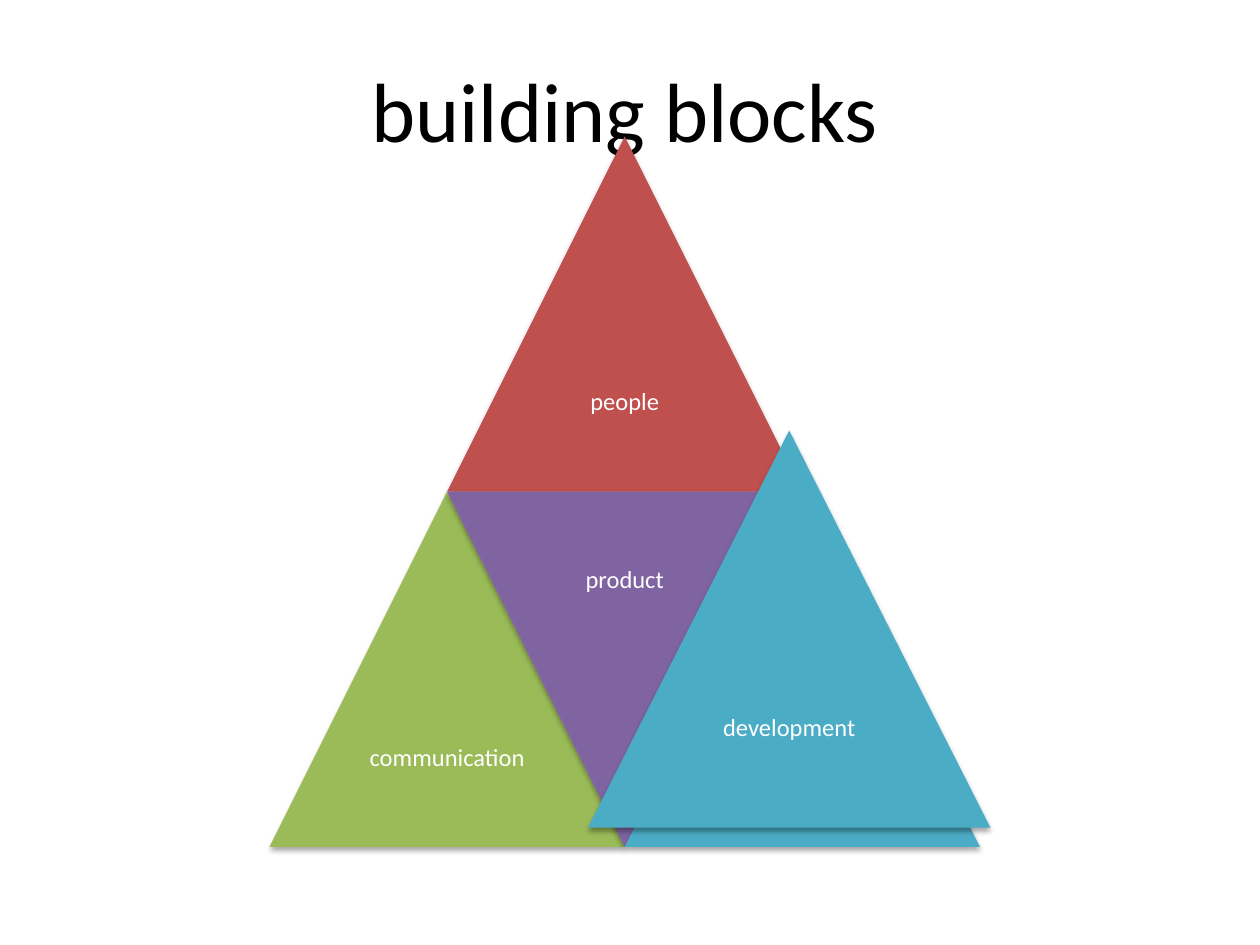
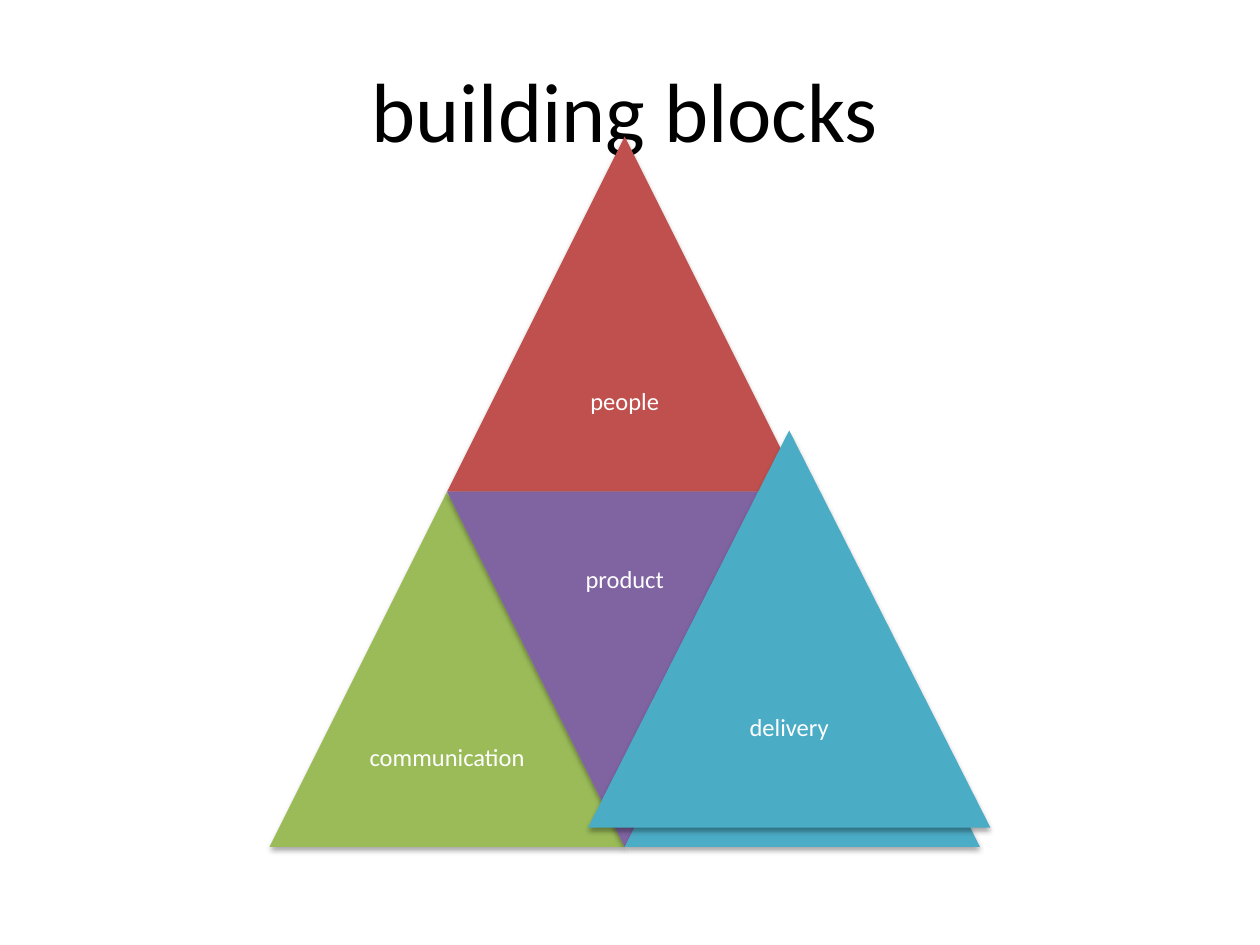
Before and after one commit to dsietz/open-source-model, a slide deck: slide 41 of Adopting the Open Source Model.pptx (slide 36 before the commit). Drawn at 1260x945 pixels with LibreOffice and Linux fonts; fonts in the diff are those of the drawing. Boxes give left, top, right and bottom in pixels: in the first picture for what was removed or moved away, otherwise in the second. Text is boxed around its words. In the diff, an @@ line names an element or a change of style, - is before the commit and + after.

```diff
--- a/Adopting the Open Source Model.pptx
+++ b/Adopting the Open Source Model.pptx
@@ text at bbox=[750, 719, 829, 740]: text changed @@
-development
+delivery
```
Also in this commit, not shown: 4 other slides changed, 10 slides added.
